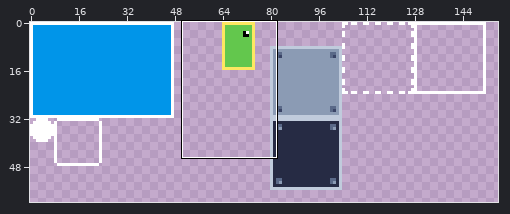
Pixel-art file -- res/gfx/entities.aseprite. Above, an overview of the earlier version with the close-up marked.
Close-up. First the earlier version:
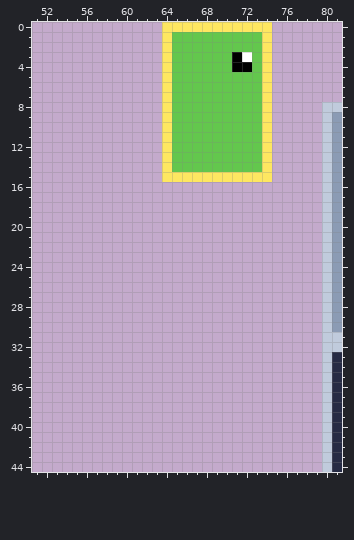
256x256 pixels, 1 frame. Shown: x 51..81, y 0..44. The wide view leaves out empty margins.
The result:
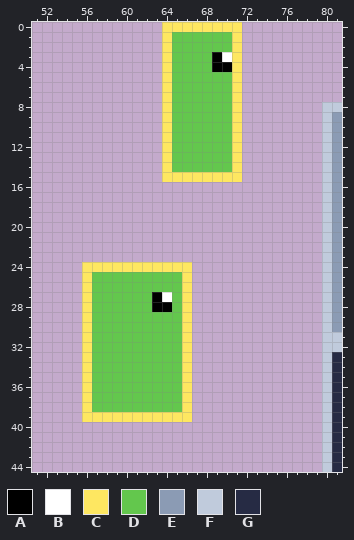
Palette (. is transparent): A #000000  B #ffffff  C #fee761  D #63c74d  E #8b9bb4  F #c0cbdc  G #262b44
What changed:
Colour A now appears in row 27 at x 63; in row 28 at x 63 to 64.
The author changed colour D to colour A in row 3 at x 69; in row 4 at x 69 to 70.
Colour B now appears in row 27 at x 64.
The author changed colour D to colour B in row 3 at x 70.
Colour C now appears in row 24 at x 56 to 66; in rows 25 to 38 at x 56 and 66; in row 39 at x 56 to 66.
The author changed colour A to colour C in rows 3 to 4 at x 71.
The author changed colour D to colour C in rows 1 to 2 at x 71; in rows 5 to 14 at x 71.
Colour D now appears in rows 25 to 26 at x 57 to 65; in rows 27 to 28 at x 57 to 62 and 65; in rows 29 to 38 at x 57 to 65.
The author cleared colour A in row 4 at x 72.
The author cleared colour B in row 3 at x 72.
The author cleared colour C in row 0 at x 72 to 74; in rows 1 to 14 at x 74; in row 15 at x 72 to 74.
The author cleared colour D in rows 1 to 2 at x 72 to 73; in rows 3 to 4 at x 73; in rows 5 to 14 at x 72 to 73.
